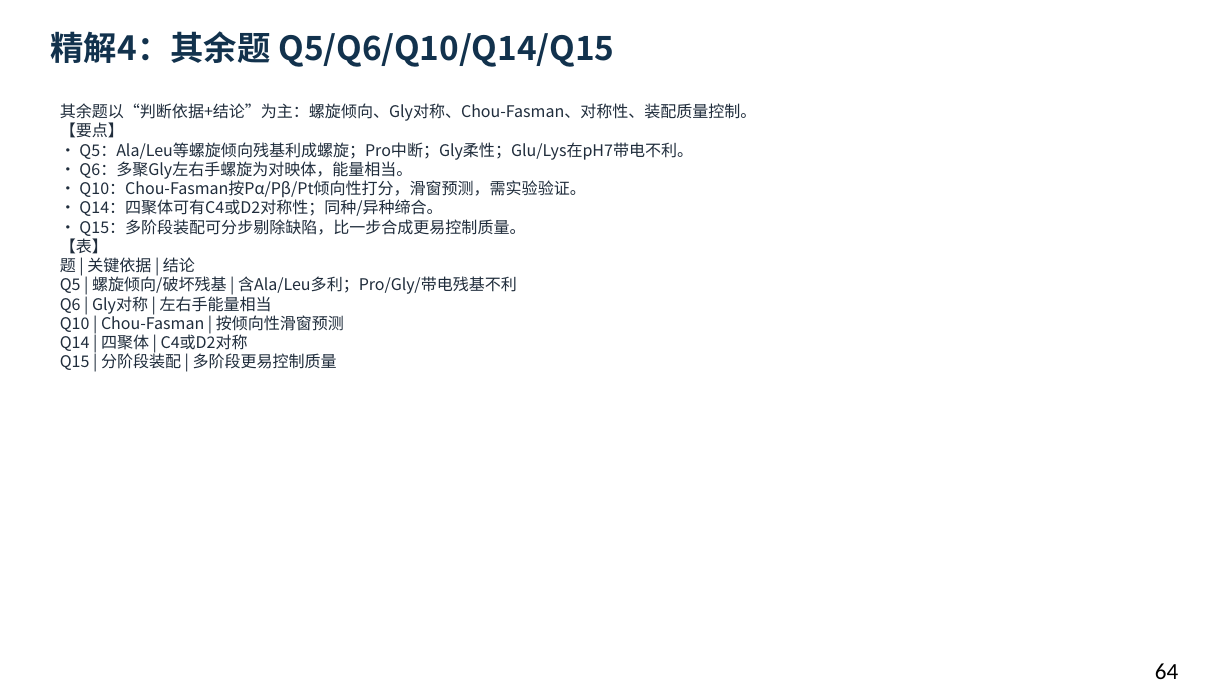
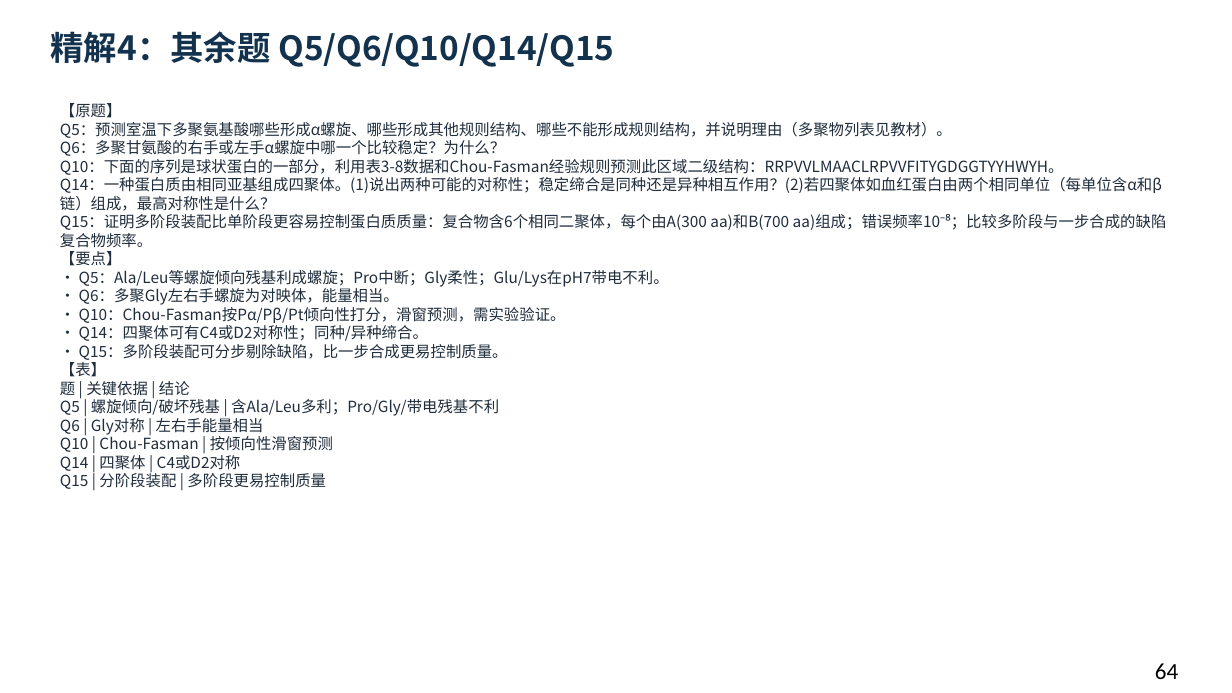
Before and after one commit to newkan-li/Biochemistry, a slide deck: slide 64 of downloads/bc03-ai-style.pptx. Drawn at 1232x693 pixels with LibreOffice and Linux fonts; fonts in the diff are those of the drawing. Boxes give left, top, right and bottom in pixels: in the first picture for what was removed or moved away, otherwise in the second. Text is boxed around its words. In the diff, an @@ line names an element or a change of style, - is before the commit and + after.

Commit message:
bc03课后习题精解补原题:Q1-Q15原文置于notes,精解与思路分开展示;下载版重生成;版本20261112h

```diff
--- a/downloads/bc03-ai-style.pptx
+++ b/downloads/bc03-ai-style.pptx
@@ text at bbox=[60, 103, 1167, 489]: text changed; size 12.5 to 12 pt @@
-其余题以“判断依据+结论”为主：螺旋倾向、Gly对称、Chou-Fasman、对称性、装配质量控制。
-【要点】
-• Q5：Ala/Leu等螺旋倾向残基利成螺旋；Pro中断；Gly柔性；Glu/Lys在pH7带电不利。
-• Q6：多聚Gly左右手螺旋为对映体，能量相当。
-• Q10：Chou-Fasman按Pα/Pβ/Pt倾向性打分，滑窗预测，需实验验证。
-• Q14：四聚体可有C4或D2对称性；同种/异种缔合。
-• Q15：多阶段装配可分步剔除缺陷，比一步合成更易控制质量。
-【表】
-题 | 关键依据 | 结论
-Q5 | 螺旋倾向/破坏残基 | 含Ala/Leu多利；Pro/Gly/带电残基不利
-Q6 | Gly对称 | 左右手能量相当
-Q10 | Chou-Fasman | 按倾向性滑窗预测
-Q14 | 四聚体 | C4或D2对称
-Q15 | 分阶段装配 | 多阶段更易控制质量
+【原题】
+Q5：预测室温下多聚氨基酸哪些形成α螺旋、哪些形成其他规则结构、哪些不能形成规则结构，并说明理由（多聚物列表见教材）。
+Q6：多聚甘氨酸的右手或左手α螺旋中哪一个比较稳定？为什么？
+Q10：下面的序列是球状蛋白的一部分，利用表3-8数据和Chou-Fasman经验规则预测此区域二级结构：RRPVVLMAACLRPVVFITYGDGGTYYHWYH。
+Q14：一种蛋白质由相同亚基组成四聚体。(1)说出两种可能的对称性；稳定缔合是同种还是异种相互作用？(2)若四聚体如血红蛋白由两个相同单位（每单位含α和β链）组成，最高对称性是什么？
+Q15：证明多阶段装配比单阶段更容易控制蛋白质质量：复合物含6个相同二聚体，每个由A(300 aa)和B(700 aa)组成；错误频率10⁻⁸；比较多阶段与一步合成的缺陷复合物频率。
+【要点】
+• Q5：Ala/Leu等螺旋倾向残基利成螺旋；Pro中断；Gly柔性；Glu/Lys在pH7带电不利。
+• Q6：多聚Gly左右手螺旋为对映体，能量相当。
+• Q10：Chou-Fasman按Pα/Pβ/Pt倾向性打分，滑窗预测，需实验验证。
+• Q14：四聚体可有C4或D2对称性；同种/异种缔合。
+• Q15：多阶段装配可分步剔除缺陷，比一步合成更易控制质量。
+【表】
+题 | 关键依据 | 结论
+Q5 | 螺旋倾向/破坏残基 | 含Ala/Leu多利；Pro/Gly/带电残基不利
+Q6 | Gly对称 | 左右手能量相当
+Q10 | Chou-Fasman | 按倾向性滑窗预测
+Q14 | 四聚体 | C4或D2对称
+Q15 | 分阶段装配 | 多阶段更易控制质量
```
Also in this commit, not shown: 81 other slides changed, 5 other files.
